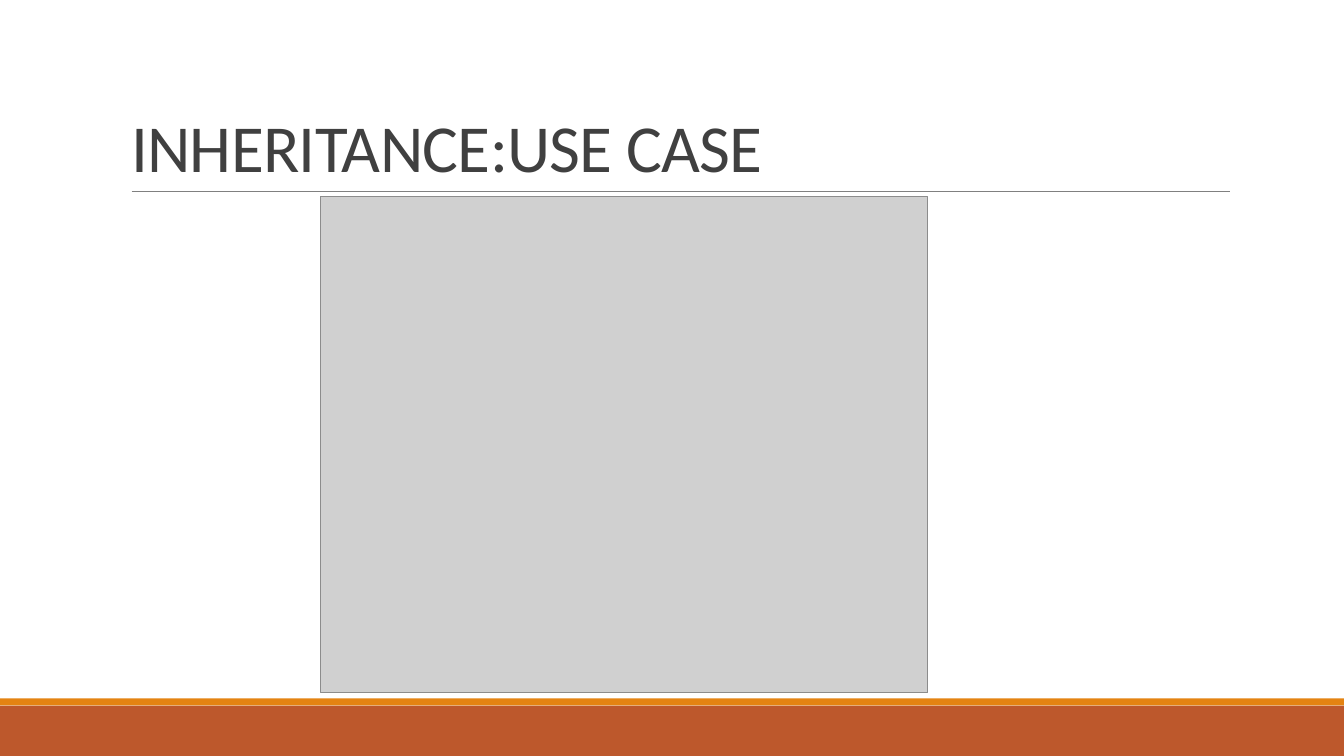
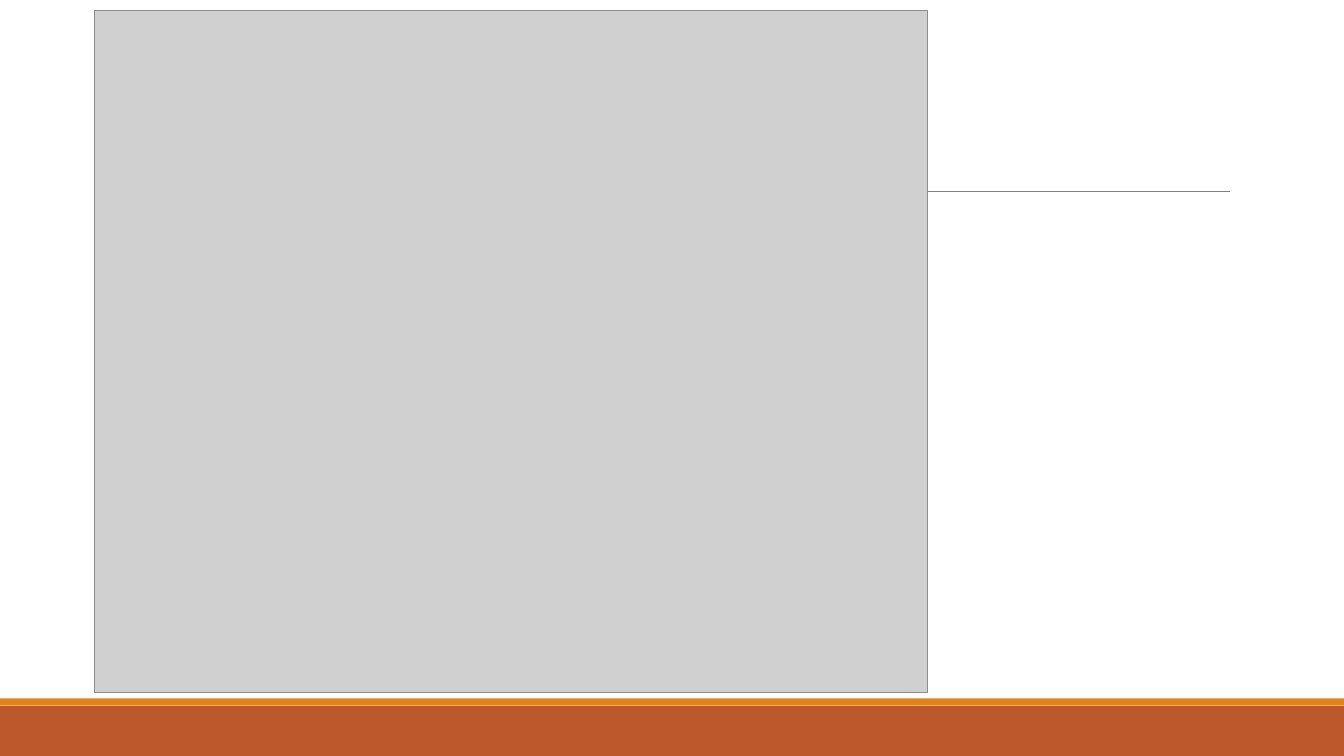
Before and after one commit to ismoop/Lecture-Notes, a slide deck: slide 5 of Lecture 4.pptx. Drawn at 1344x756 pixels with LibreOffice and Linux fonts; fonts in the diff are those of the drawing; grey boxes stand for pictures. Boxes give left, top, right and bottom in pixels: in the first picture for what was removed or moved away, otherwise in the second. Text is boxed around its words. In the diff, an @@ line names an element or a change of style, - is before the commit and + after.

```diff
--- a/Lecture 4.pptx
+++ b/Lecture 4.pptx
@@ picture: place and size @@
-picture at (321, 197, 928, 694)
+picture at (94, 11, 928, 694)
@@ title removed at (131, 128, 762, 173) @@
-INHERITANCE:USE CASE
```
Also in this commit, not shown: 3 other slides changed.
